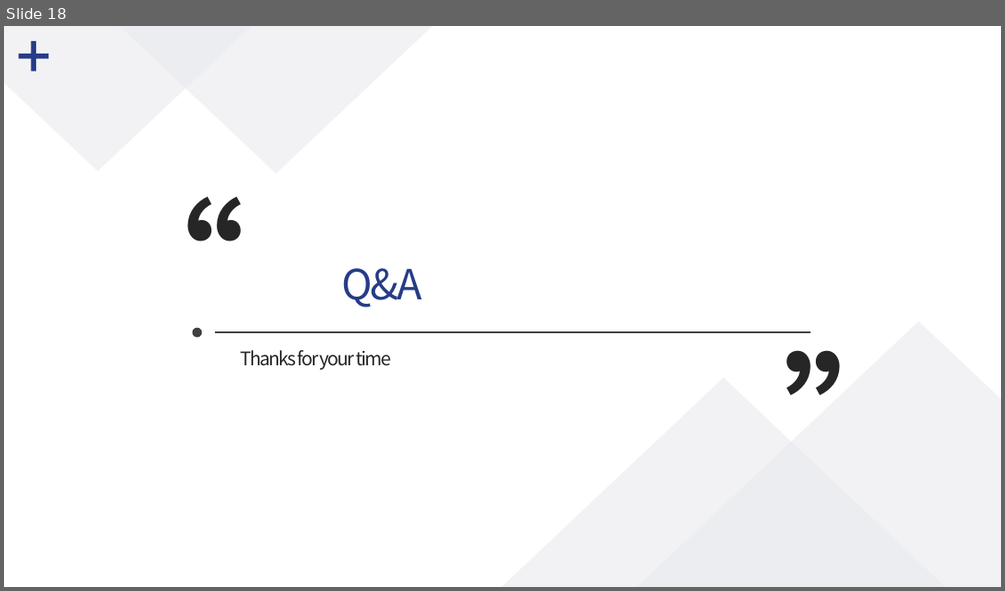
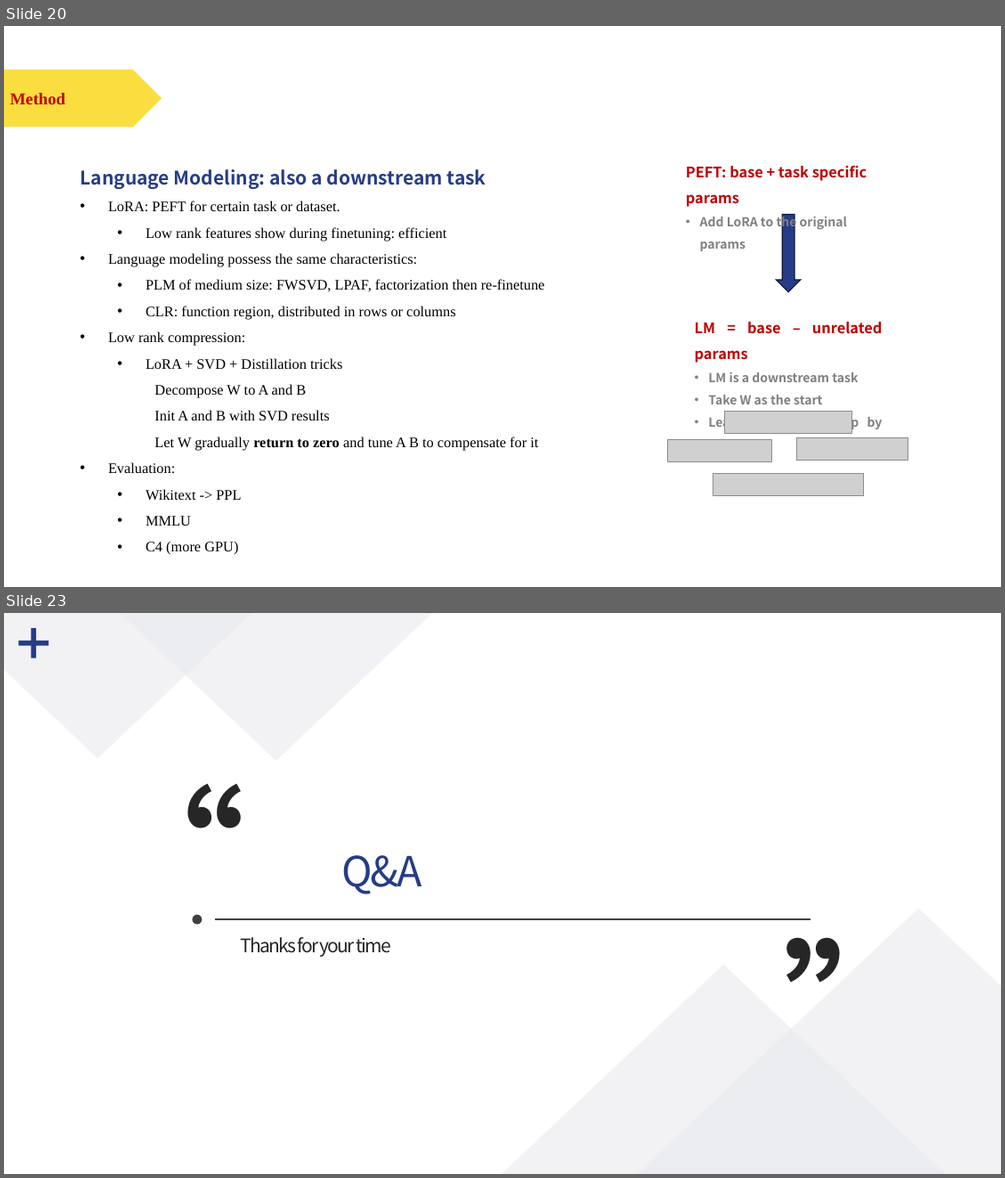
Before and after one commit to polarispw/MSBD5014-IP, a slide deck: docs/Matrix Factorization & LLM Compression.pptx. Shown one above the other, each under a label of ours: slide 18 before the commit, slides 20 and 23 after it; the slides between them are not shown. The pictures are 1005x591 and 1005x1178 pixels, drawn with LibreOffice and Linux fonts; fonts in the diff are those of the drawing; grey boxes stand for pictures. Boxes give left, top, right and bottom in pixels: in the first picture for what was removed or moved away, otherwise in the second. Text is boxed around its words. In the diff, an @@ line names an element or a change of style, - is before the commit and + after.

Commit message:
baseline
finish svd and fwsvd

```diff
--- a/docs/Matrix Factorization & LLM Compression.pptx
+++ b/docs/Matrix Factorization & LLM Compression.pptx
@@ slide 20 added at <box>4,26,1001,587</box>, background #FFFFFF @@
@@ pentagon arrow added at <box>4,70,162,127</box>, fill #FADE40 @@
@@ text added at <box>10,93,65,104</box>, 16 pt, text #C00000, bold @@
+Method
@@ text added at <box>15,93,113,104</box>, 24 pt, text #C00000 @@
+CPU设计
@@ text added at <box>80,169,545,555</box>, 14 pt, text #000000 @@
+Language Modeling: also a downstream task
+• LoRA: PEFT for certain task or dataset.
+  • Low rank features show during finetuning: efficient
+• Language modeling possess the same characteristics:
+  • PLM of medium size: FWSVD, LPAF, factorization then re-finetune
+  • CLR: function region, distributed in rows or columns
+• Low rank compression:
+  • LoRA + SVD + Distillation tricks
+    Decompose W to A and B
+    Init A and B with SVD results
+    Let W gradually return to zero and tune A B to compensate for it
+• Evaluation:
+  • Wikitext -> PPL
+  • MMLU
+  • C4 (more GPU)
@@ text added at <box>686,165,866,251</box>, 14 pt, text #C00000, bold @@
+PEFT: base + task specific params
+• Add LoRA to the original params
@@ down arrow added at <box>777,215,801,292</box>, fill #263C88, outline #111A3C 1 pt @@
@@ text added at <box>695,321,882,440</box>, 12 pt, text #808080, bold @@
+LM = base – unrelated params
+• LM is a downstream task
+• Take W as the start
+• Learn to leave W step by step
@@ picture added at <box>725,411,853,434</box> @@
@@ picture added at <box>667,440,771,462</box> @@
@@ picture added at <box>797,437,907,459</box> @@
@@ picture added at <box>713,473,864,496</box> @@
@@ what was slide 18 is now slide 23 @@
```
Also in this commit, not shown: 3 slides changed, 7 other slides added, 3 slides removed, 47 other files.
